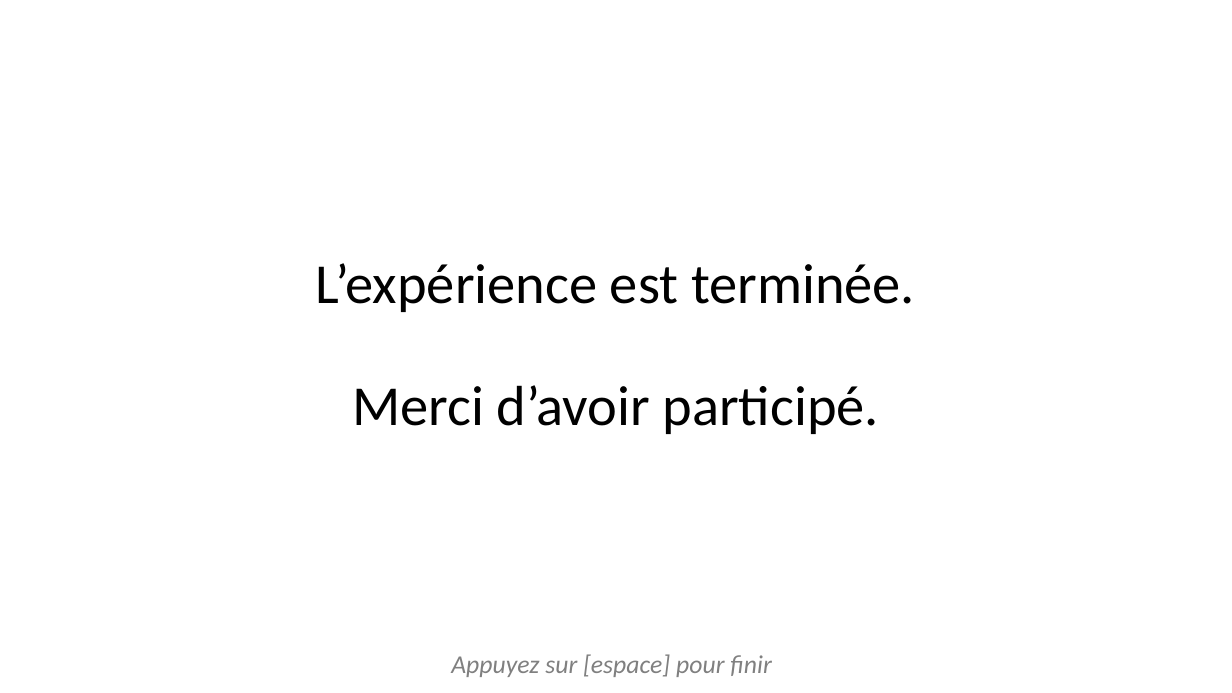
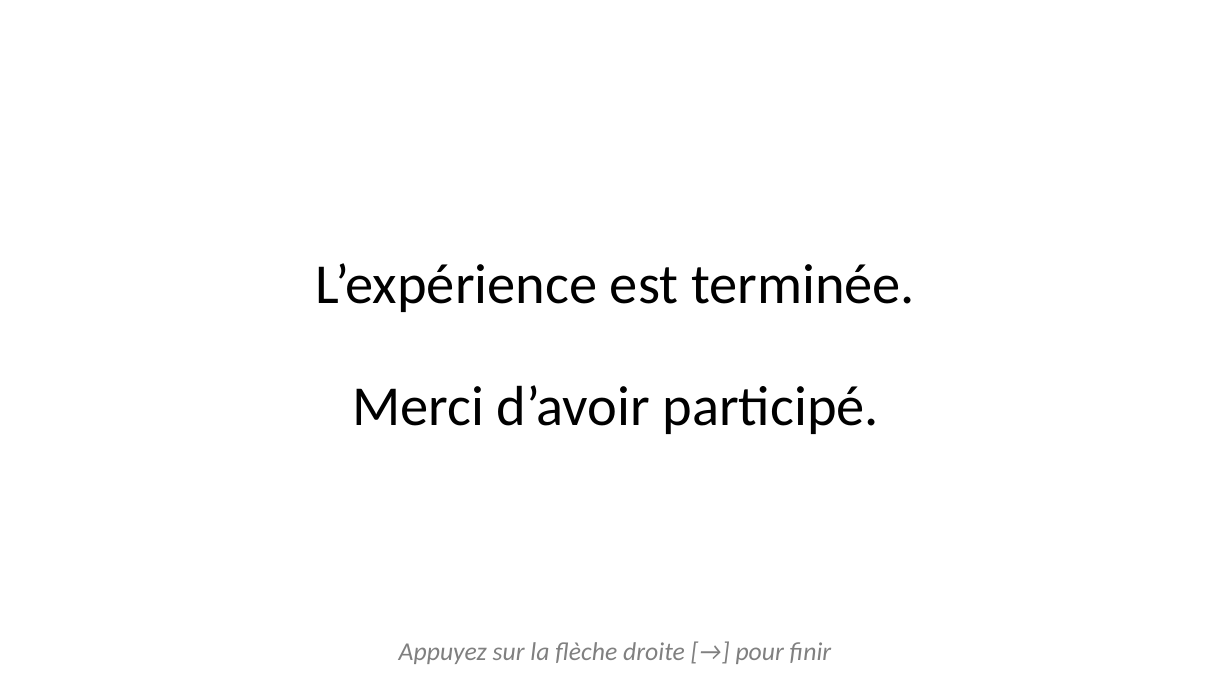
Before and after one commit to MBB-team/Online_Testing, a slide deck: slide 12 of DPD_task/stimuli/instructions/instructionsDPD.pptx. Drawn at 1232x693 pixels with LibreOffice and Linux fonts; fonts in the diff are those of the drawing. Boxes give left, top, right and bottom in pixels: in the first picture for what was removed or moved away, otherwise in the second. Text is boxed around its words. In the diff, an @@ line names an element or a change of style, - is before the commit and + after.

```diff
--- a/DPD_task/stimuli/instructions/instructionsDPD.pptx
+++ b/DPD_task/stimuli/instructions/instructionsDPD.pptx
@@ text at (399,642,831,664): text changed @@
-Appuyez sur [espace] pour finir
+Appuyez sur la flèche droite [→] pour finir
```
Also in this commit, not shown: 4 other slides changed, 13 other files.
